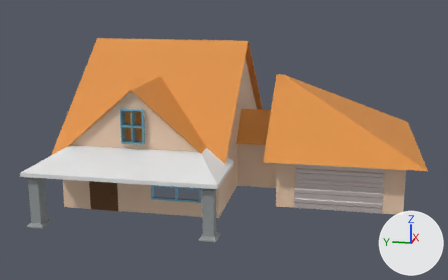
The glTF model assets/models/Buildings/house.glb: old version first, new version second.
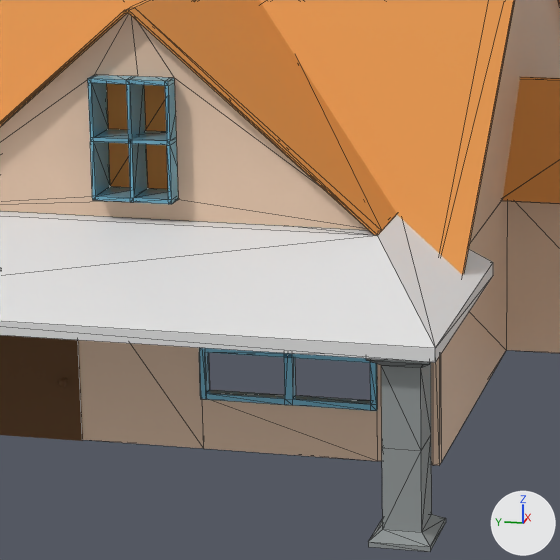
Old and new are each drawn whole from a 50 mm camera at (-83.5, -27.5, 30.6) aimed at (7.6, -9.3, 7.8) and again close up on the part from 21% to 56% of the width and 31% to 87% of the height. The axes (+X, +Y, +Z) are drawn at lower right. The lights are the same throughout. The first two pictures are the older version. The close-ups show mesh edges as thin lines. Where no turn or scale is listed for an object, it has been applied to the vertices.

Objects in the first close-up: 'Ceiling', 'Cover', 'Cover Pillars', 'Door', 'Walls', 'Window', 'Window Ceiling'.
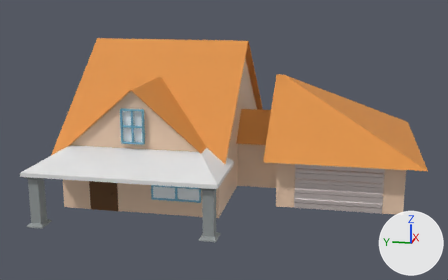
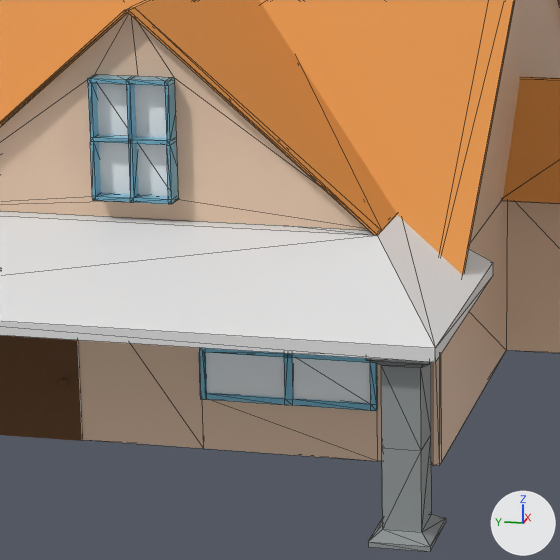
Commit message: "glass" for house model

What differs and where, as boxes (x1, y1, x2, y2) in the close-ups (560 x 560 px):
```json
{"object": "Glass", "change": "added", "after": [97, 83, 371, 403]}
```

Edits to the scene script, one JSON object a line:
```json
{"op": "add", "block": "mat_glass_002", "code": ["mat_glass_002 = principled_material('Glass.002')", "mat_glass_002.base_color = (0.911, 0.972, 1.0)  # white #f5fcff", "mat_glass_002.roughness = 0.0"]}
{"op": "add", "block": "me_cube_009", "code": ["me_cube_009 = bpy.data.meshes.new('Cube.009')", "me_cube_009.from_pydata([(-1.64, -1.79, -1.29), (-1.64, -1.79, 3.13), (-1.64, 1.21, -1.29), (-1.64, 1.21, 3.13), (-0.38, -9.15, -9.52), (-0.38, -9.15, -5.59), (-0.38, -2.35, -9.52), (-0.38, -2.35, -5.59)], [], [(0, 1, 3), (0, 3, 2), (4, 5, 7), (4, 7, 6)])", "me_cube_009.materials.append(mat_glass_002)  # white #f5fcff"]}
{"op": "add", "block": "ob_glass", "code": ["ob_glass = bpy.data.objects.new('Glass', me_cube_009)", "ob_glass.location = (-4.89, 0.52, 11.7)"]}
```
